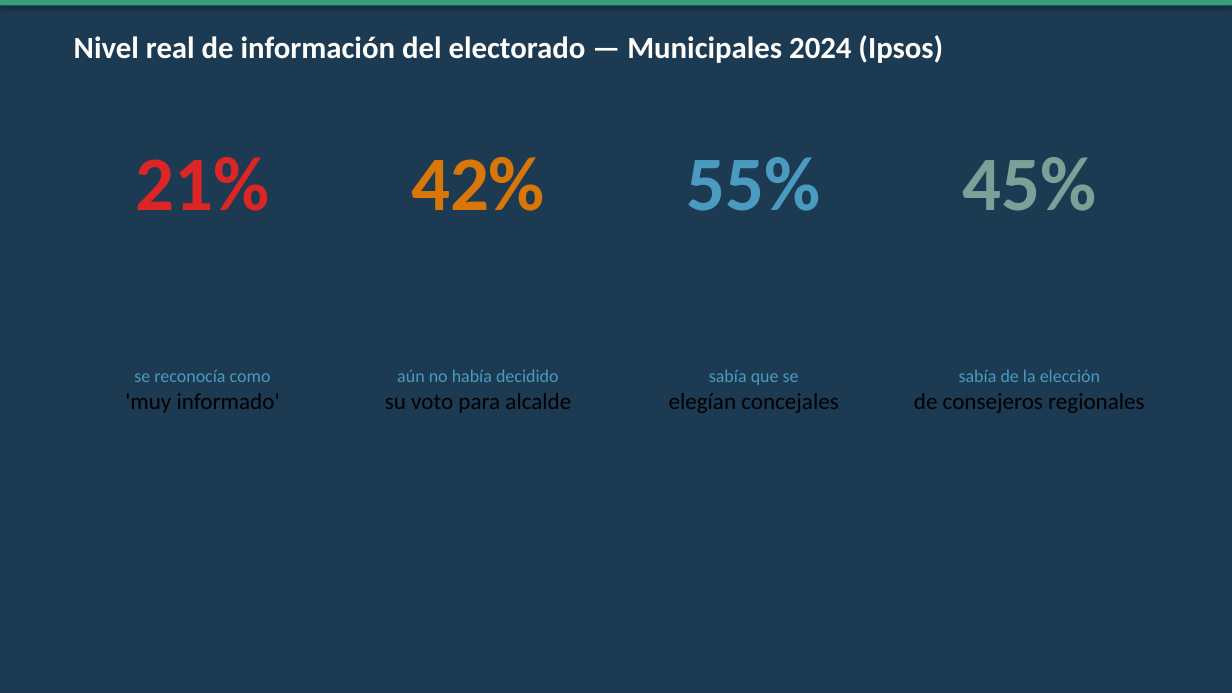
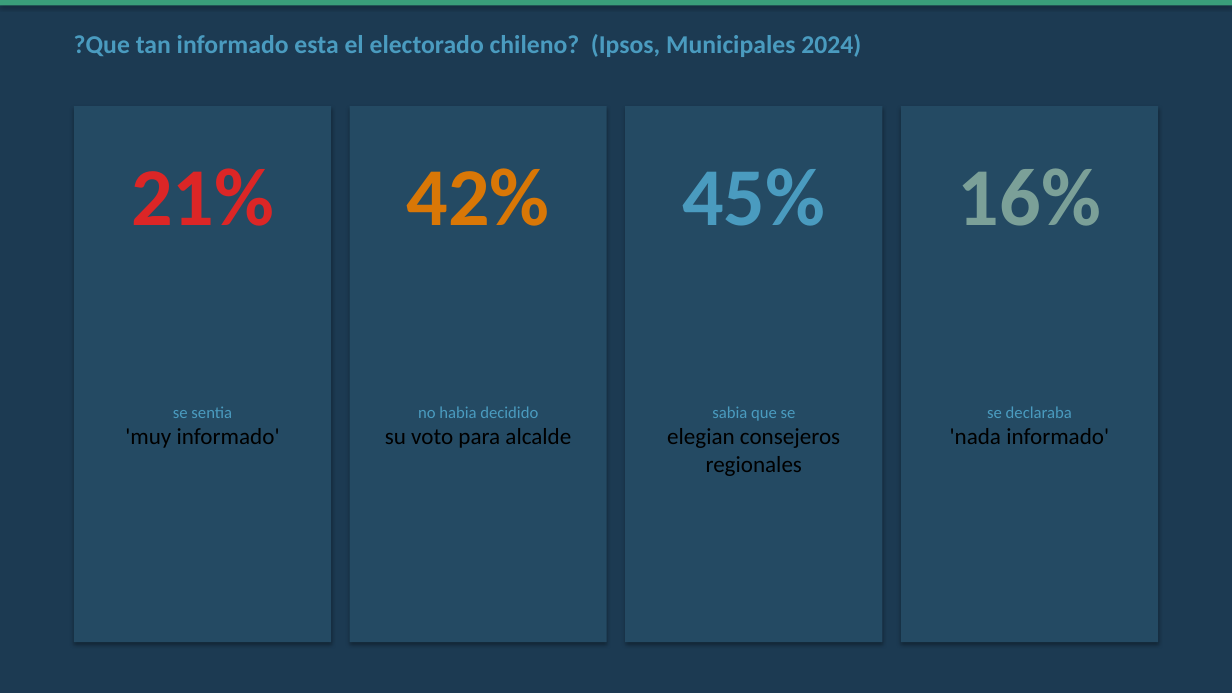
Before and after one commit to whatebria/tinder-decisivo, a slide deck: slide 4 of presentaciones/01_Problema_Investigacion_y_Contexto.pptx. Drawn at 1232x693 pixels with LibreOffice and Linux fonts; fonts in the diff are those of the drawing. Boxes give left, top, right and bottom in pixels: in the first picture for what was removed or moved away, otherwise in the second. Text is boxed around its words. In the diff, an @@ line names an element or a change of style, - is before the commit and + after.

```diff
--- a/presentaciones/01_Problema_Investigacion_y_Contexto.pptx
+++ b/presentaciones/01_Problema_Investigacion_y_Contexto.pptx
@@ text at (x1=74, y1=34, x2=861, y2=57): text changed; size 24 to 20 pt; text colour #FFFFFF to #4A9BBF @@
-Nivel real de información del electorado — Municipales 2024 (Ipsos)
+?Que tan informado esta el electorado chileno? (Ipsos, Municipales 2024)
@@ rectangle added at (x1=74, y1=106, x2=331, y2=642), fill #244A63 @@
@@ rectangle added at (x1=349, y1=106, x2=606, y2=642), fill #244A63 @@
@@ rectangle added at (x1=626, y1=106, x2=883, y2=642), fill #244A63 @@
@@ rectangle added at (x1=901, y1=106, x2=1158, y2=642), fill #244A63 @@
@@ text "21%" moved from (x1=135, y1=157, x2=269, y2=211) to (x1=131, y1=168, x2=274, y2=226) @@
@@ text "21%" at (x1=131, y1=168, x2=274, y2=226): size 60 to 64 pt @@
@@ text "42%" at (x1=407, y1=168, x2=550, y2=226): size 60 to 64 pt @@
@@ text "42%" moved from (x1=411, y1=157, x2=545, y2=211) to (x1=407, y1=168, x2=550, y2=226) @@
@@ text "45%" moved from (x1=962, y1=157, x2=1096, y2=211) to (x1=682, y1=168, x2=825, y2=226) @@
@@ text "45%" at (x1=682, y1=168, x2=825, y2=226): size 60 to 64 pt, text colour #7BA098 to #4A9BBF @@
@@ text removed at (x1=687, y1=157, x2=821, y2=211) @@
-55%
@@ text added at (x1=958, y1=168, x2=1101, y2=226), 64 pt, text #7BA098, bold @@
+16%
@@ text removed at (x1=914, y1=369, x2=1145, y2=413) @@
-sabía de la elección
-de consejeros regionales
@@ text at (x1=125, y1=407, x2=280, y2=448): text changed; size 14 to 18 pt; text colour #4A9BBF to #000000 @@
-se reconocía como
-'muy informado'
+se sentia
+'muy informado'
@@ text at (x1=385, y1=406, x2=571, y2=448): text changed; size 14 to 18 pt; text colour #4A9BBF to #000000 @@
-aún no había decidido
-su voto para alcalde
+no habia decidido
+su voto para alcalde
@@ text at (x1=667, y1=406, x2=840, y2=476): text changed @@
-sabía que se
-elegían concejales
+sabia que se
+elegian consejeros
+regionales
@@ text added at (x1=950, y1=406, x2=1109, y2=444), 18 pt, text #000000 @@
+se declaraba
+'nada informado'
```
Also in this commit, not shown: 9 other slides changed, 5 slides added, 5 slides removed, 10 other files.
